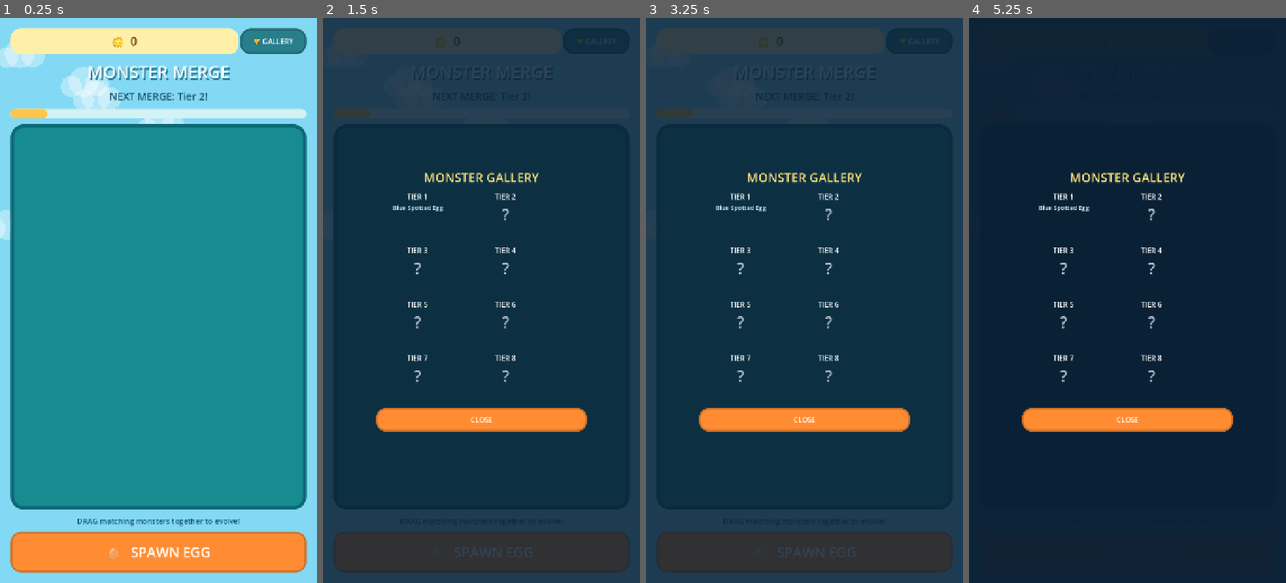
Above: before the commit, frames 1-4 (left to right).
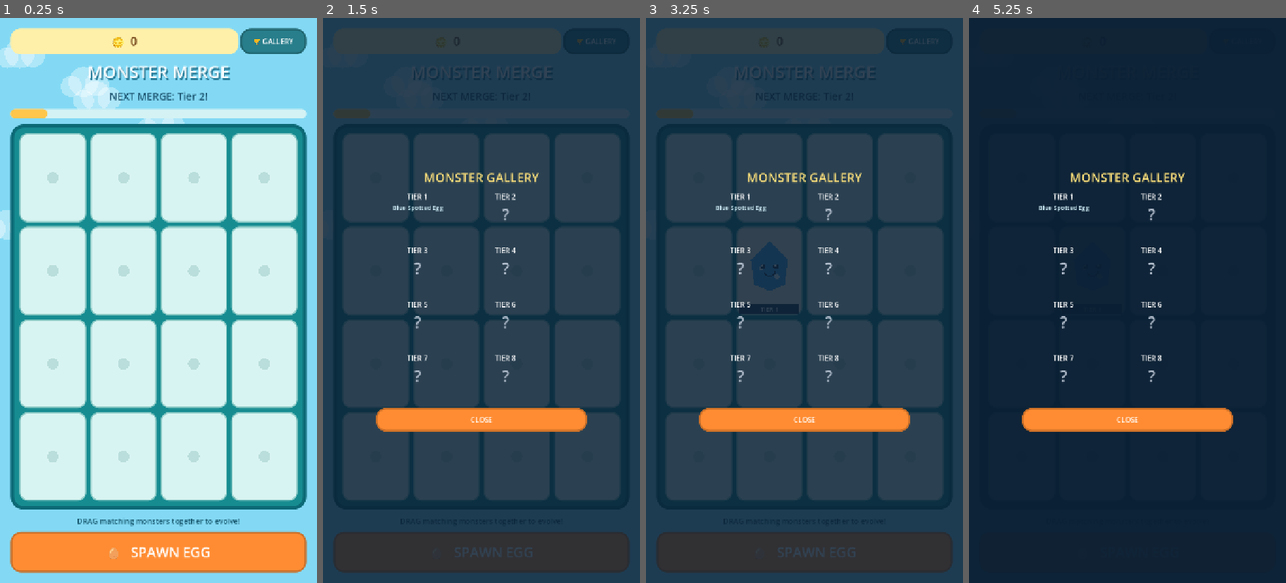
Above: after the commit, the same moments.

Repository: Gass-OS/Monster-Merge
Game: Godot game, scene res://scenes/Main.tscn
The game is run twice, just before and just after one commit, with the same random seed, the same clock (stepped at 60 frames per second) and the same inputs.
Inputs (mouse positions are in pixels of both pictures, inside the frame that each line leads up to):
- Up to frame 1 (0.25 s): no input
- Up to frame 2 (1.5 s): click "🏆 GALLERY" at 0.5 s; click "🥚 SPAWN EGG" at 1.25 s
- Up to frame 3 (3.25 s): click "🏆 GALLERY" at 2 s; click "🥚 SPAWN EGG" at 2.75 s
- Up to frame 4 (5.25 s): click "🏆 GALLERY" at 3.5 s; click "🥚 SPAWN EGG" at 4.25 s; tap Enter at 5 s; move the mouse to (1197, 272) at 5.02 s; click (1197, 272) at 5.17 s

The runs differ from the first frame. In frame 1, 53% of the frame differs, in the area x 6-94%, y 20-86%; in frame 2, 46%; in frame 3, 45%; in frame 4, less than 0.1%.
Error before the commit: Parse Error: Function "to_global()" not found in base self. (res://scripts/monster_tile.gd:30)

Commit message:
Fix touch drag coordinates for Control tiles

Diff:
--- a/scripts/monster_tile.gd
+++ b/scripts/monster_tile.gd
@@ -27,11 +27,11 @@
 		if event.pressed:
 			_pressed = true
 			_dragging = false
-			_press_position = to_global(event.position)
+			_press_position = event.position
 		else:
-			_finish_drag(to_global(event.position))
+			_finish_drag(get_global_transform_with_canvas() * event.position)
 	elif event is InputEventScreenDrag and _pressed:
-		if event.position.distance_to(to_local(_press_position)) > 12.0:
+		if event.position.distance_to(_press_position) > 12.0:
 			_dragging = true
 	elif event is InputEventMouseButton and event.button_index == MOUSE_BUTTON_LEFT:
 		if event.pressed:
